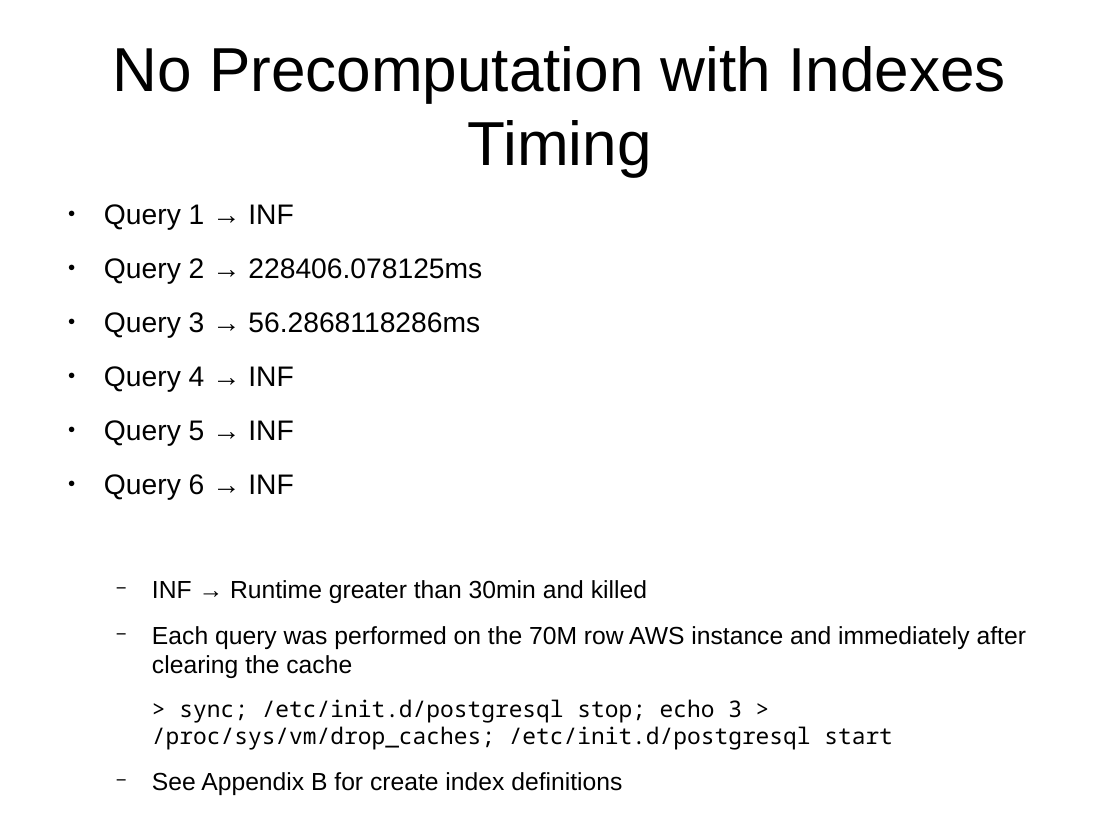
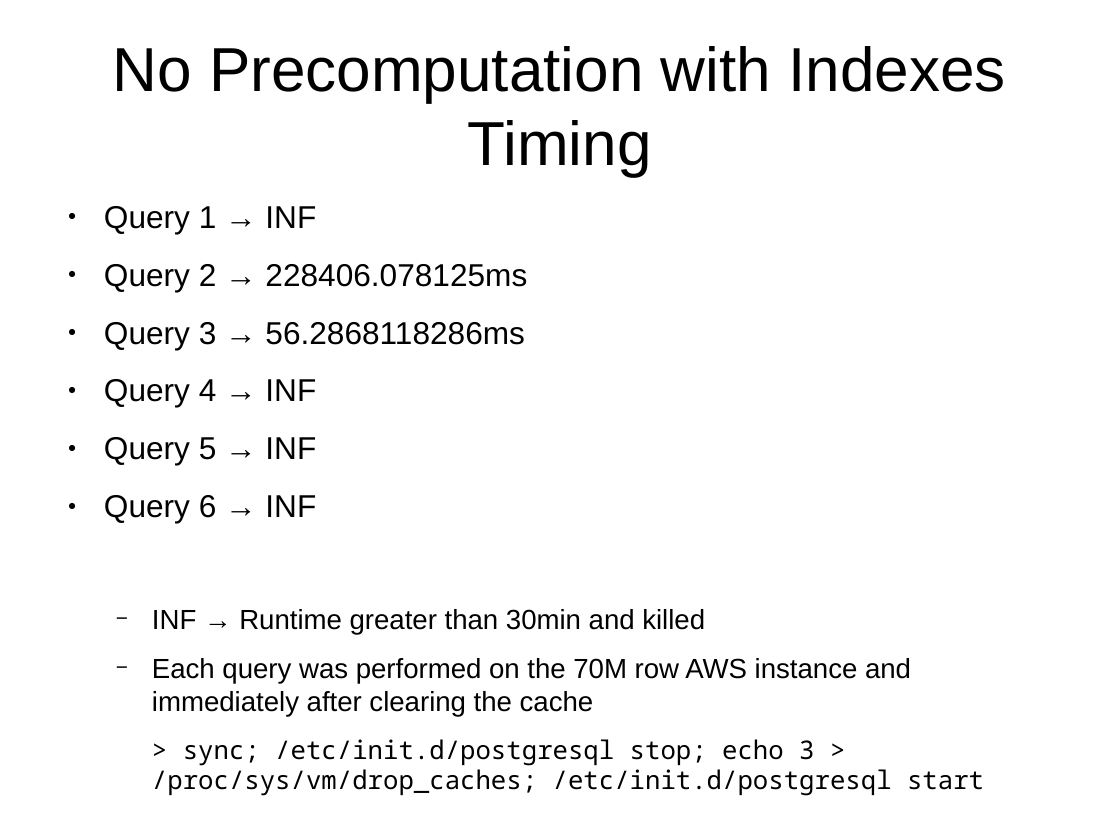
Before and after one commit to afcarl/dse201_final, a slide deck: slide 3 of dse201_final_report.odp. Drawn at 1120x840 pixels with LibreOffice and Linux fonts; fonts in the diff are those of the drawing. Boxes give left, top, right and bottom in pixels: in the first picture for what was removed or moved away, otherwise in the second. Text is boxed around its words. In the diff, an @@ line names an element or a change of style, - is before the commit and + after.

Commit message:
updated final indexes

```diff
--- a/dse201_final_report.odp
+++ b/dse201_final_report.odp
@@ text "Query 1 → INF" at bbox=[104, 206, 984, 796]: size 20 to 22.4 pt in "Query 1 → INF", "Query 2 → 228406.078125ms", "Query 3 → 56.2868118286ms", "Query 4 → INF" and 2 more places; size 17.5 to 19.6 pt in "INF → Runtime greater than 30min and ...", "Each query was performed on the 70M ..."; size 16.2 to 18.2 pt in "> sync; /etc/init.d/postgresql stop; echo 3 > ..." @@
@@ text at bbox=[152, 772, 622, 795]: paragraph removed @@
-  − See Appendix B for create index definitions
```
Also in this commit, not shown: 10 other slides changed, 2 slides added, 6 slides removed, 5 other files.
